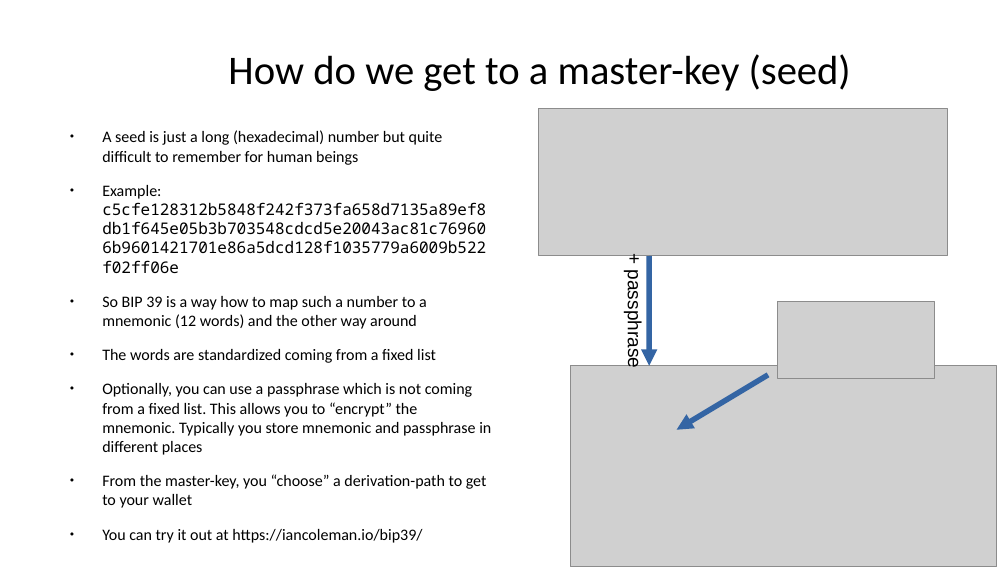
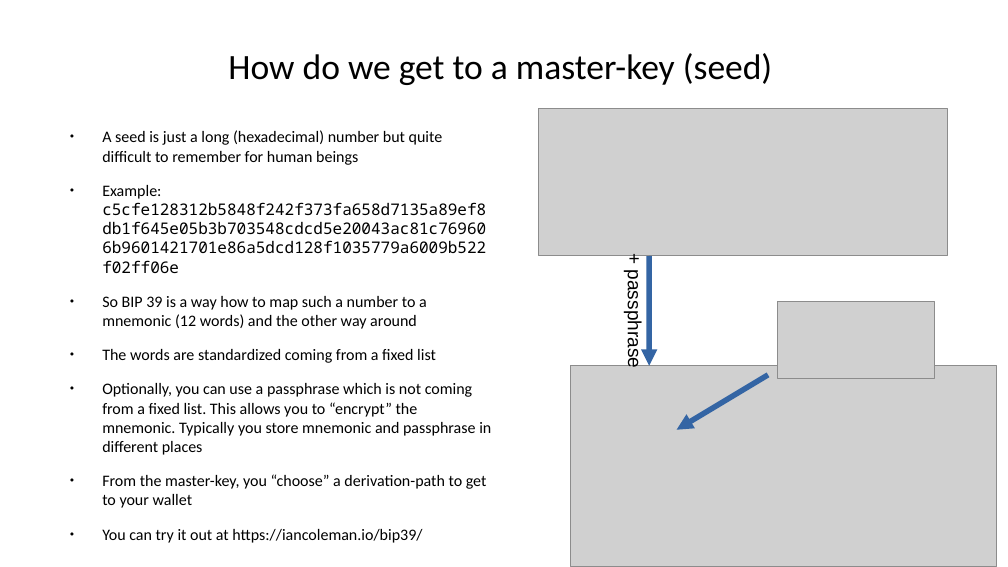
Before and after one commit to cryptoadvance/specter-education, a slide deck: slide 2 of content/bitcoin201/02_Seeds-and-HD-wallets.odp. Drawn at 1008x567 pixels with LibreOffice and Linux fonts; fonts in the diff are those of the drawing; grey boxes stand for pictures. Boxes give left, top, right and bottom in pixels: in the first picture for what was removed or moved away, otherwise in the second. Text is boxed around its words. In the diff, an @@ line names an element or a change of style, - is before the commit and + after.

```diff
--- a/content/bitcoin201/02_Seeds-and-HD-wallets.odp
+++ b/content/bitcoin201/02_Seeds-and-HD-wallets.odp
@@ title "How do we get to ..." at (228, 53, 772, 85): size 32 to 28 pt @@
```
Also in this commit, not shown: 3 other slides changed, 3 other files.
